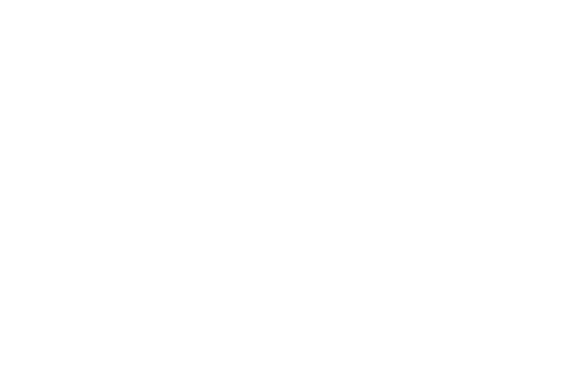
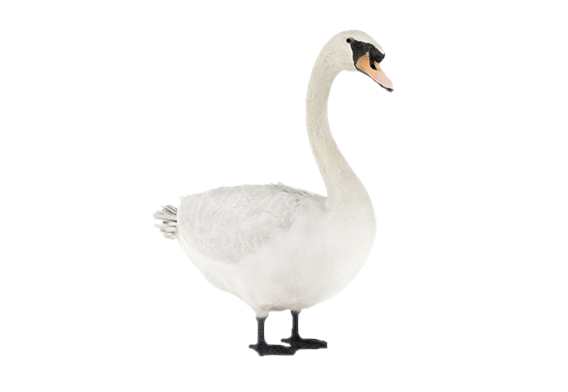
Two versions of the same layered image (568 x 392). Layer-by-layer changes:
showed group "Forme" (7 layers) over <box>152,29,394,357</box>
showed "2 - lebada" over <box>152,29,394,357</box>
